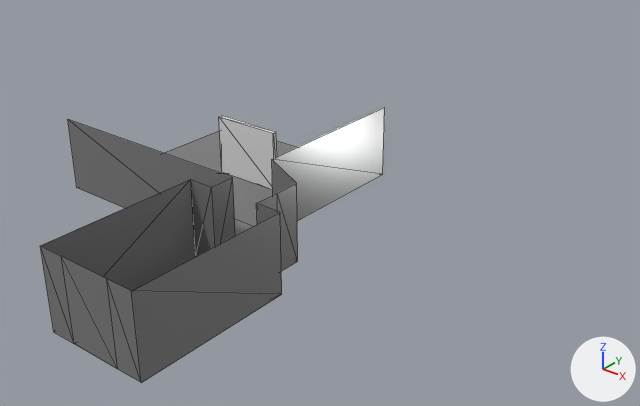
Two versions of the glTF model env/gallery.glb, one commit apart.
Before and after are seen from a camera (50 mm lens) standing at (18.5, -19.6, 15.4) and looking at (-2.9, 7.2, -1.3). The axes (+X, +Y, +Z) are drawn at lower right. The lights are the same throughout. Mesh edges are drawn as thin lines. Vertices at the same position are counted once.

Objects in the first picture: 'display-med-col', 'floor-col'.
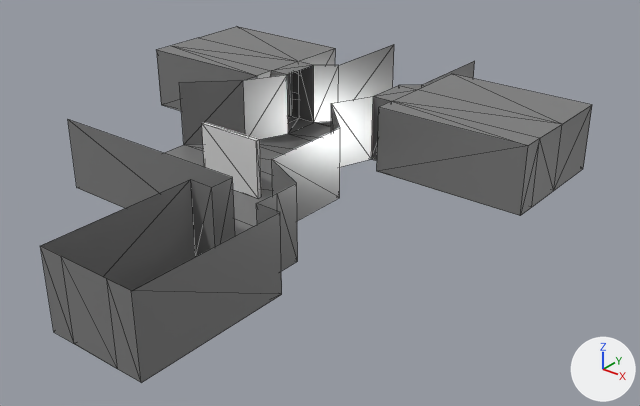
Changed parts and their boxes (x1, y1, x2, y2) in the pictures (640 x 406 px):
'floor-col', reshaped (60% wider, 29% taller)
    before: (40, 107, 385, 383)
    after: (40, 26, 592, 383)
'display-med-col', moved
    before: (219, 115, 277, 189)
    after: (202, 122, 261, 198)
'display_med-col', added
    after: (287, 73, 292, 117)
part 1 of me_floor_col, built on
    before: (165, 107, 385, 226)
    after: (157, 26, 592, 226)

The change in detail:
me_floor_col is used by ob_floor_col; location (0.0, 0.0, 0.0).
me_floor_col had 30 vertices, 40 faces and spanned x -10.0..2.0, y -7.0..9.0, z 0.0..3.0.
me_floor_col now has 83 vertices, 134 faces and spans x -16.0..5.0, y -7.0..20.0, z -1.0..3.0.
Part 1, on me_floor_col:
1 vertex is removed from x -10.0, y 9.0, z 0.0.
1 face is deleted.
2 vertices move from x -1.0, y 9.0, z 0.0..3.0 to x -1.0, y 6.0, z 0.0..3.0.
27 vertices are added at x -16.0..5.0, y 6.0..20.0, z -1.0..0.0.
27 new vertices lie (0.0, 0.0, 3.0) away from vertices in x -16.0..5.0, y 6.0..20.0, z -1.0..0.0.
95 new faces join them.
Mesh me_displaysmall_mesh_001 is new.
It is a box spanning x -2.5..2.5, y -0.1..0.1, z 0.0..2.5.
It uses material mat_display_mesh (white #e7e7e7).
Object 'display-med-col' (ob_display_med_col) moves from (-5.0, 5.0, 0.0) to (-5.0, 4.0, 0.0).
Object 'display_med-col' (ob_display_med_col_1) is new; it shows me_displaysmall_mesh_001.
Its location is (-12.0, 13.0, -0.5).
